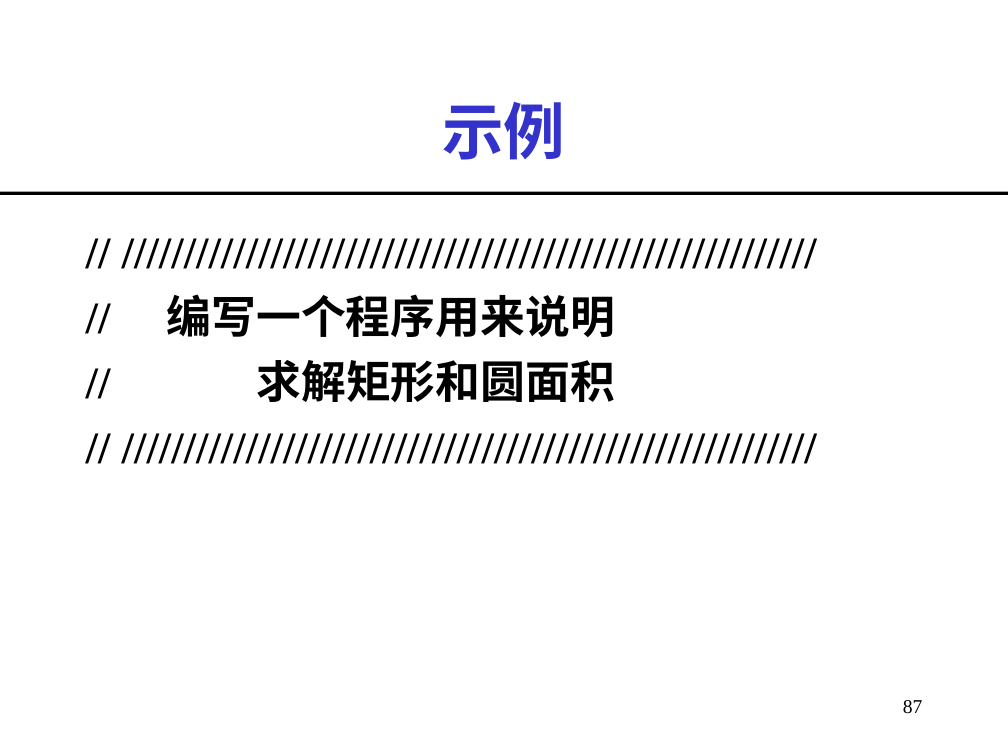
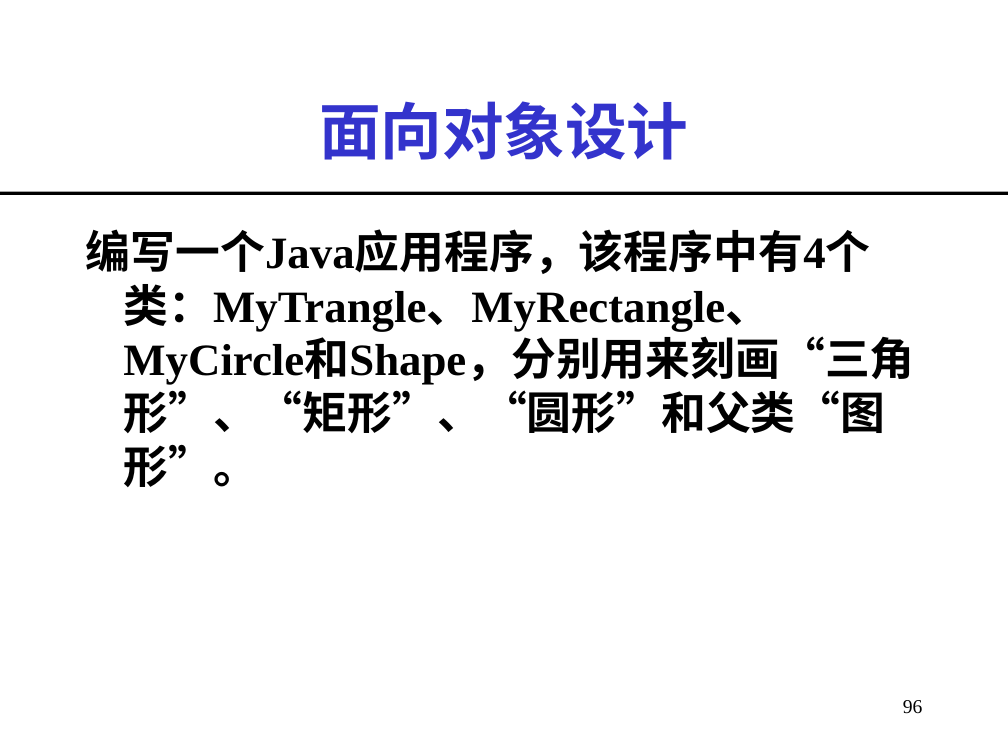
Before and after one commit to imwyw/Java, a slide deck: slide 96 of PPT/javaCh03_面向对象程序设计.ppt (slide 87 before the commit). Drawn at 1008x756 pixels with LibreOffice and Linux fonts; fonts in the diff are those of the drawing. Boxes give left, top, right and bottom in pixels: in the first picture for what was removed or moved away, otherwise in the second. Text is boxed around its words. In the diff, an @@ line names an element or a change of style, - is before the commit and + after.

```diff
--- a/PPT/javaCh03_面向对象程序设计.ppt
+++ b/PPT/javaCh03_面向对象程序设计.ppt
@@ title at box(319, 101, 689, 160): text changed @@
-示例
+面向对象设计
@@ text at box(86, 229, 914, 487): text changed @@
-// ////////////////////////////////////////////////////////
-// 编写一个程序用来说明
-// 求解矩形和圆面积
-// ////////////////////////////////////////////////////////
+编写一个Java应用程序，该程序中有4个类：MyTrangle、MyRectangle、MyCircle和Shape，分别用来刻画“三角形”、“矩形”、“圆形”和父类“图形”。
@@ page number at box(903, 700, 923, 714): text changed @@
-87
+96
```
Also in this commit, not shown: 5 other slides changed, 24 slides added, 13 slides removed.
